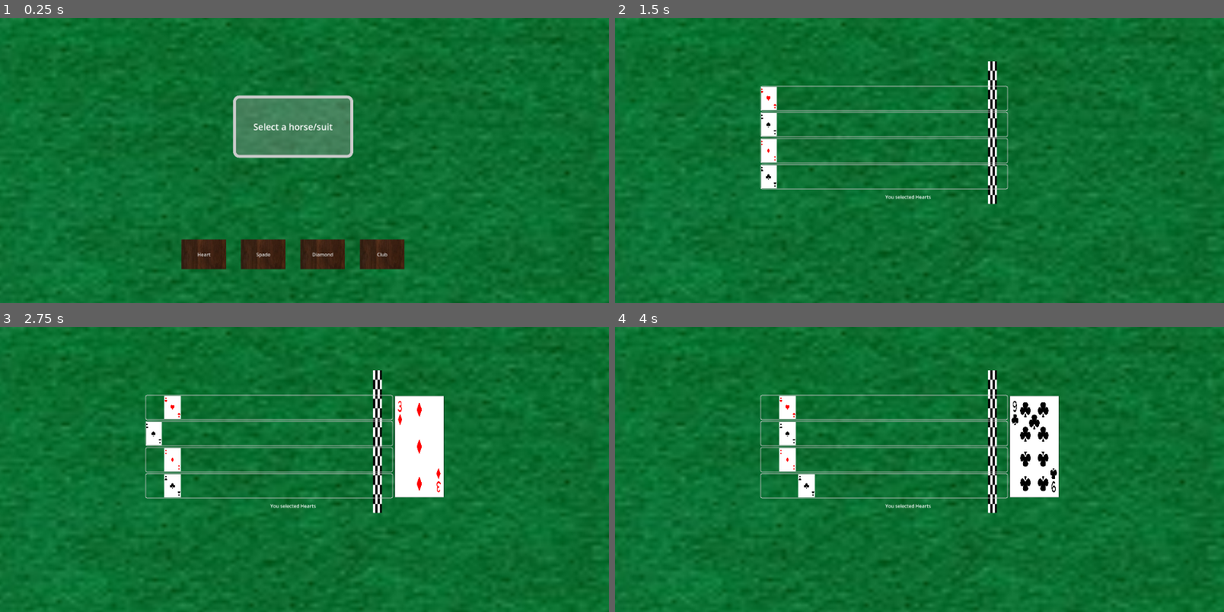
Above: before the commit, frames 1-4 (two rows, left to right).
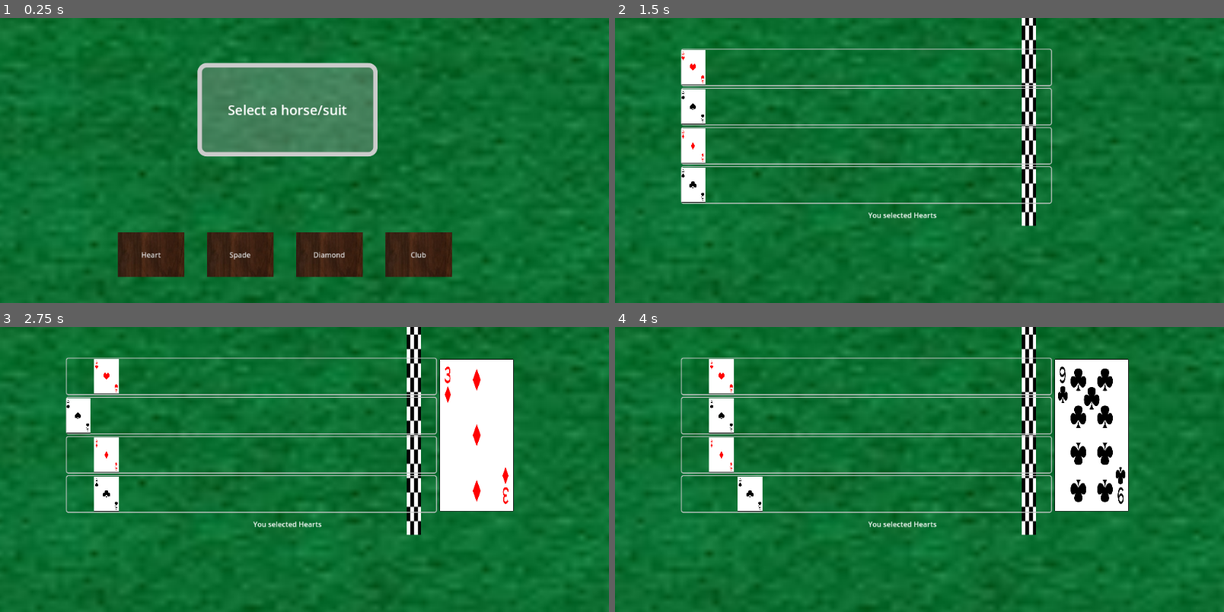
Above: after the commit, the same moments.

Repository: nalliso1/the-cellar-game
Game: Godot game, scene res://games/horseRacing/horse_racing.tscn
Same seed, same stepped clock (60 frames per second), same inputs: the game is played once before the commit and once after it. This scene is started directly instead of the project's main scene.
Inputs:
- Up to frame 1 (0.25 s): no input
- Up to frame 2 (1.5 s): click "Heart" at 0.5 s; tap Enter (ui_accept) at 1.25 s; hold Right (ui_right) from 1.28 s (still down); hold P (p) from 1.28 s (still down)
- Up to frame 3 (2.75 s): keep holding Right (ui_right); tap Enter (ui_accept) at 1.52, 2, 2.27 s; tap R (r, bound only before the commit) at 1.55, 2.1 s; release P (p) at 2.03 s; tap Y (y) at 2.3 s
- Up to frame 4 (4 s): release Right (ui_right) at 2.78 s; hold Left (ui_left) 2.78-3.53 s; hold Y (y) 2.78-3.53 s; tap P (p) at 3.05, 3.6 s; tap Enter (ui_accept) at 3.5, 3.77 s; hold Right (ui_right) from 3.53 s (still down); tap R (r, bound only before the commit) at 3.8 s

The runs differ from the first frame. In frame 1, 14% of the frame differs, in the area x 0-100%, y 0-100%; in frame 2, 11%; in frame 3, 19%; in frame 4, 19%.

Commit message:
fixed entering and exited all scenes
Pong is still a mess, and we need to set it so Sclub can't be entered before cellar and sub are done, and change the dealer messages

Diff:
--- a/games/horseRacing/horse_racing.tscn
+++ b/games/horseRacing/horse_racing.tscn
@@ -459,10 +459,10 @@
 anchor_top = 1.0
 anchor_right = 0.5
 anchor_bottom = 1.0
-offset_left = -375.0
-offset_top = 162.0
-offset_right = 375.0
-offset_bottom = 262.0
+offset_left = -381.0
+offset_top = 57.0
+offset_right = 369.0
+offset_bottom = 157.0
 grow_horizontal = 2
 grow_vertical = 0
 theme_override_constants/separation = 50
@@ -516,7 +516,7 @@
 
 [node name="HorseRacingCamera" type="Camera2D" parent="."]
 position = Vector2(550, 333)
-zoom = Vector2(0.5, 0.5)
+zoom = Vector2(0.75, 0.75)
 
 [connection signal="pressed" from="SelectionWindow/ButtonContainer/Button1" to="." method="_on_button_1_pressed"]
 [connection signal="pressed" from="SelectionWindow/ButtonContainer/Button2" to="." method="_on_button_2_pressed"]
--- a/project.godot
+++ b/project.godot
@@ -38,8 +38,7 @@
 }
 r={
 "deadzone": 0.5,
-"events": [Object(InputEventKey,"resource_local_to_scene":false,"resource_name":"","device":-1,"window_id":0,"alt_pressed":false,"shift_pressed":false,"ctrl_pressed":false,"meta_pressed":false,"pressed":false,"keycode":0,"physical_keycode":82,"key_label":0,"unicode":114,"location":0,"echo":false,"script":null)
-]
+"events": []
 }
 
 [rendering]
--- a/scrollerLobby/world.gd
+++ b/scrollerLobby/world.gd
@@ -2,6 +2,7 @@
 
 var current_scene = null
 var previous_scenes = []
+var previous_paths = []
 var camera_paths = {
 	"res://scrollerLobby/world.tscn": "Player/ScrollerCamera",
 	"res://topDownRooms/cellar.tscn": "Player/CellarCamera",
@@ -15,11 +16,13 @@
 func _ready() -> void:
 	current_scene = get_tree().current_scene
 	current_scene.name = "World"
+	previous_paths = ["res://scrollerLobby/world.tscn"]
 
 func change_scene_to(path: String):
 	if current_scene:
 		setProcesses(false)
 		previous_scenes.append(current_scene)
+		previous_paths.append(path)
 		current_scene.set_process(false)
 		current_scene.set_physics_process(false)
 		current_scene.visible = false
@@ -46,6 +49,7 @@
 	get_tree().current_scene = current_scene
 	print("in the " + current_scene.name)
 
+	print(previous_paths)
 	switch_camera(path)
 
 func switch_camera(path: String):
@@ -68,6 +72,7 @@
 
 	if previous_scenes.size() > 0:
 		var previous = previous_scenes.pop_back()
+		print(previous.name)
 		previous.visible = true
 		previous.set_process(true)
 		previous.set_physics_process(true)
@@ -75,6 +80,10 @@
 		get_tree().current_scene = current_scene
 		setProcesses(true)
 
+	if previous_paths.size() > 0:
+		var prev_path = previous_paths.pop_back()
+		print(prev_path)
+		switch_camera(previous_paths.back())
 
 
 func setProcesses(trueOrFalse):
Not shown, changed: games/pong/main.tscn
